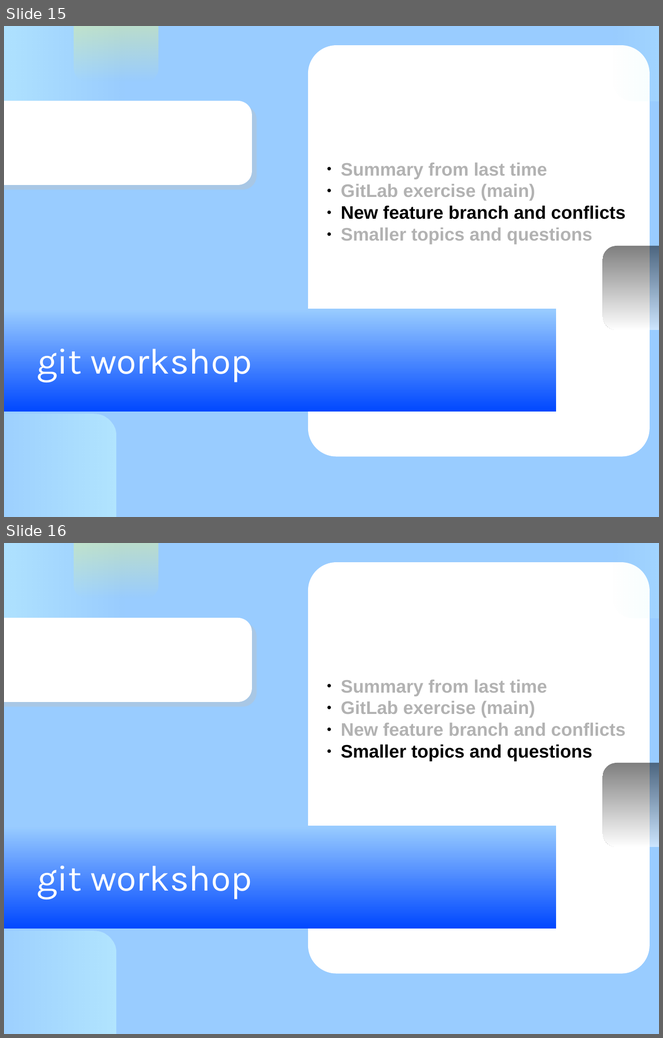
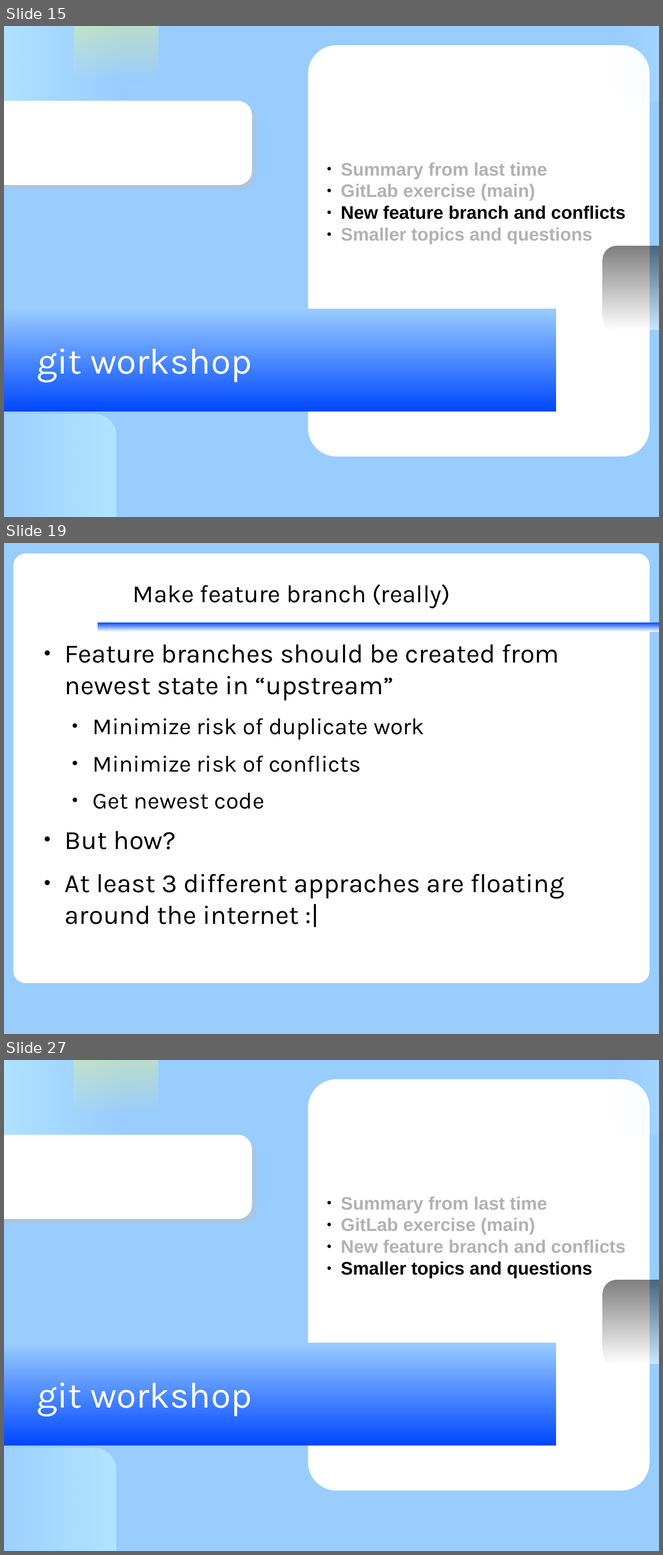
Before and after one commit to KennethNielsen/presentations, a slide deck: gitworkshop/gitworkshop.odp. Shown one above the other, each under a label of ours: slides 15 and 16 before the commit, slides 15, 19 and 27 after it; the slides between them are not shown. The pictures are 663x1038 and 663x1555 pixels, drawn with LibreOffice and Linux fonts; fonts in the diff are those of the drawing; background and template pictures are left out. Boxes give left, top, right and bottom in pixels: in the first picture for what was removed or moved away, otherwise in the second. Text is boxed around its words. In the diff, an @@ line names an element or a change of style, - is before the commit and + after.

```diff
--- a/gitworkshop/gitworkshop.odp
+++ b/gitworkshop/gitworkshop.odp
@@ slide 19 added at box(4, 543, 659, 1034), background #99CCFF @@
@@ rounded rectangle added at box(13, 554, 650, 983), fill #FFFFFF @@
@@ title added at box(133, 584, 450, 608), 30 pt, text #000000 @@
+Make feature branch (really)
@@ rectangle added at box(98, 623, 659, 632), fill gradient #FFFFFF to #0047FF @@
@@ text added at box(65, 644, 565, 925), 32 pt, text #000000 @@
+● Feature branches should be created from newest state in “upstream”
+  ● Minimize risk of duplicate work
+  ● Minimize risk of conflicts
+  ● Get newest code
+● But how?
+● At least 3 different appraches are floating around the internet :|
@@ what was slide 16 is now slide 27 @@
```
Also in this commit, not shown: 10 other slides added, 2 other files.
